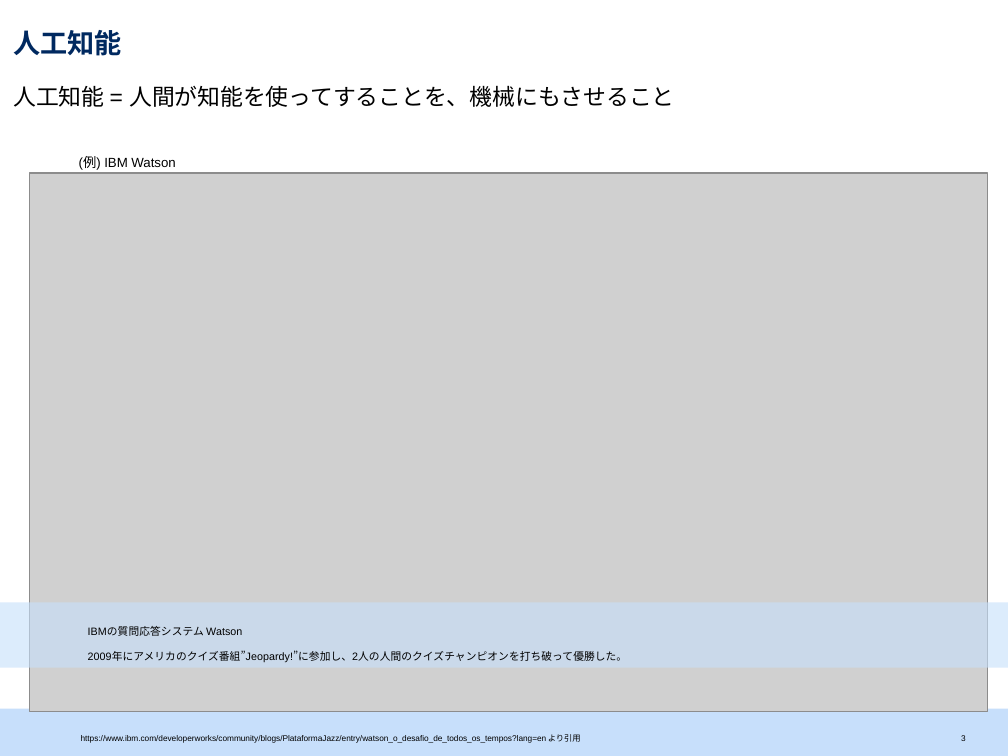
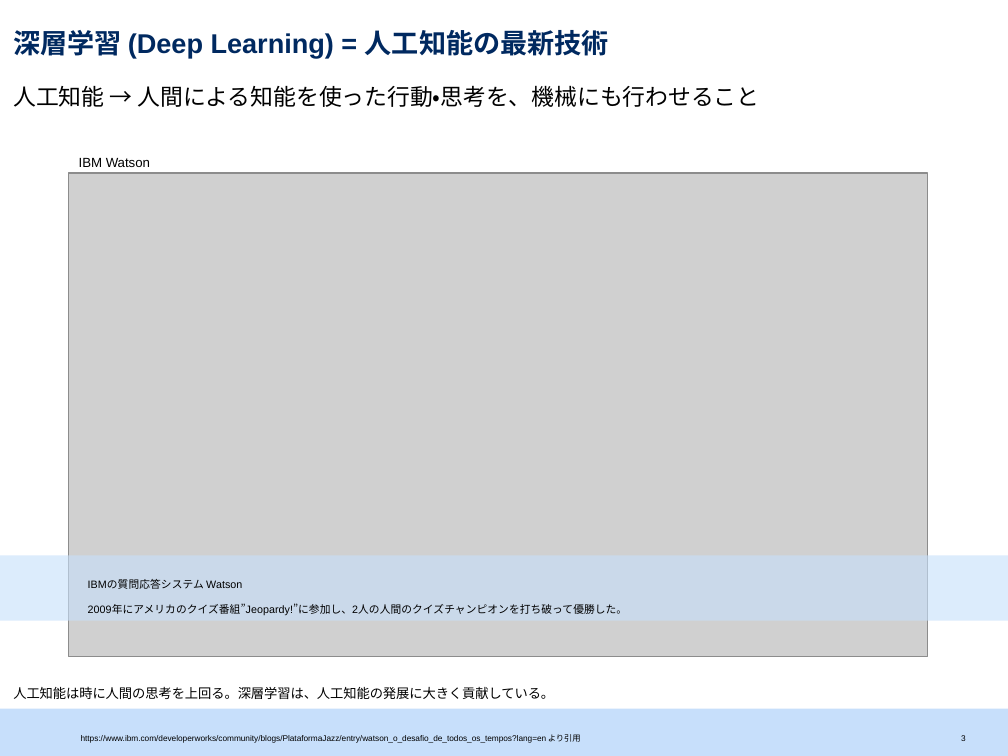
Before and after one commit to srtk/sotsuron, a slide deck: slide 4 of doc/sotsuron_defense/bd.pptx. Drawn at 1008x756 pixels with LibreOffice and Linux fonts; fonts in the diff are those of the drawing; grey boxes stand for pictures. Boxes give left, top, right and bottom in pixels: in the first picture for what was removed or moved away, otherwise in the second. Text is boxed around its words. In the diff, an @@ line names an element or a change of style, - is before the commit and + after.

```diff
--- a/doc/sotsuron_defense/bd.pptx
+++ b/doc/sotsuron_defense/bd.pptx
@@ title at [13, 30, 609, 57]: text changed @@
-人工知能
+深層学習 (Deep Learning) = 人工知能の最新技術
@@ text at [13, 85, 760, 107]: text changed @@
-人工知能 = 人間が知能を使ってすることを、機械にもさせること
+人工知能 → 人間による知能を使った行動・思考を、機械にも行わせること
@@ picture: place and size @@
-picture at [30, 173, 988, 712]
+picture at [68, 173, 928, 656]
@@ text at [79, 158, 150, 167]: text changed @@
-(例) IBM Watson
+IBM Watson
@@ rectangle: place and size @@
-rectangle at [0, 603, 1008, 668]
+rectangle at [0, 555, 1008, 620]
@@ text "IBMの質問応答システム Watson": place and size @@
-text "IBMの質問応答システム Watson" at [88, 627, 627, 663]
+text "IBMの質問応答システム Watson" at [88, 580, 627, 616]
@@ text added at [13, 687, 554, 699], 16 pt, text #000000 @@
+人工知能は時に人間の思考を上回る。深層学習は、人工知能の発展に大きく貢献している。
```
Also in this commit, not shown: 3 other slides changed, 1 other file.
